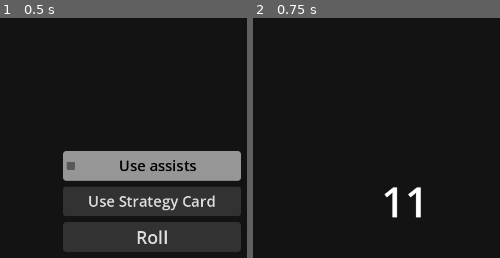
Above: before the commit, frames 1-2 (left to right).
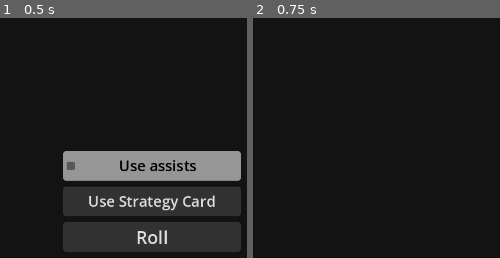
Above: after the commit, the same moments.

Repository: david8zhang/basketball-card-game
Game: Godot game, scene res://prefabs/MatchupContainer.tscn
Same seed, same stepped clock (60 frames per second), same inputs: the game is played once before the commit and once after it. This scene is started directly instead of the project's main scene.
Inputs:
- Up to frame 1 (0.5 s): no input
- Up to frame 2 (0.75 s): click "Roll" at 0.5 s
The pictures show only the part of the screen within x 50-100%, y 50-100%; the shares and areas given below are measured in that part.

Frame 1 is identical in both runs. In frame 2, 0.7% of the frame differs, in the area x 53-69%, y 70-84%.
Error after the commit: Invalid call. Nonexistent function 'add_cold_marker' in base 'Nil'. (res://scripts/MatchupContainer.gd:167)

Commit message:
add roll bonus, fix bug with cold/hot marker

Diff:
--- a/scripts/Marker.gd
+++ b/scripts/Marker.gd
@@ -44,6 +44,7 @@
 
 func copy_from_marker(other_marker: Marker):
 	set_marker_type(other_marker.curr_marker_type)
-	update_marker_count(other_marker.curr_marker_count)
+	curr_marker_count = other_marker.curr_marker_count
+	label.text = str(curr_marker_count)
 	if curr_marker_count > 0:
 		show()
--- a/scripts/MatchupContainer.gd
+++ b/scripts/MatchupContainer.gd
@@ -16,16 +16,24 @@
 var player_card: BallPlayerCard
 var cpu_card: BallPlayerCard
 var offense_side: Game.Side
+
+# Labels for bonuses
 var off_modifier_label: Label
 var assists_modifier_label: Label
 var hot_cold_modifier_label: Label
+var strat_roll_bonus_modifier_label: Label
+
+# Stats
 var matchup_score: MatchupPtsAsstsRebs
+var curr_assists := 0
+
+# Strategy cards
 var strategy_card_selector: StrategyCardSelector
-var curr_assists := 0
 var strategy_roll_bonuses := 0
 var strategy_off_bonuses := 0
 var strategy_def_bonuses := 0
 var strategy_score_bonuses := 0
+var off_strategy_card_name := ""
 var did_use_strategy_card := false
 
 signal calc_complete
@@ -69,6 +77,10 @@
 	calc_steps = [
 		{
 			"fname": "generate_roll_value",
+			"on_comp_delay_s": 0.1
+		},
+		{
+			"fname": "add_strat_bonus_to_roll",
 			"on_comp_delay_s": 0.1
 		},
 		{
@@ -148,7 +160,8 @@
 	use_assists_checkbox.hide()
 	use_strategy_card_button.hide()
 	strat_roll_bonus_label.hide()
-	var random_number = randi_range(1, 20)
+	# var random_number = randi_range(1, 20)
+	var random_number = 1
 	var off_bp_card = get_off_player_card()
 	if random_number == 1:
 		off_bp_card.add_cold_marker()
@@ -158,6 +171,30 @@
 	roll_value_label.text = str(random_number)
 	roll_value_label.show()
 	calc_complete.emit()
+
+func combine_strat_bonus_modifier():
+	var new_roll_value = int(roll_value_label.text) + strategy_roll_bonuses
+	roll_value_label.text = str(new_roll_value)
+	strat_roll_bonus_modifier_label.queue_free()
+	calc_complete.emit()
+
+func add_strat_bonus_to_roll():
+	if strategy_roll_bonuses > 0:
+		strat_roll_bonus_modifier_label = Label.new()
+		strat_roll_bonus_modifier_label.add_theme_font_size_override("font_size", 35)
+		strat_roll_bonus_modifier_label.size.x = size.x
+		strat_roll_bonus_modifier_label.horizontal_alignment = HORIZONTAL_ALIGNMENT_CENTER
+		strat_roll_bonus_modifier_label.global_position = Vector2(0, roll_value_label.global_position.y + 100)
+		strat_roll_bonus_modifier_label.text = "+" + str(strategy_roll_bonuses) + " (" + off_strategy_card_name + ")"
+		add_child(strat_roll_bonus_modifier_label)
+
+		# Combine assists with roll value
+		var strat_roll_modifier_tween = create_tween()
+		strat_roll_modifier_tween.tween_property(strat_roll_bonus_modifier_label, "global_position:y", roll_value_label.global_position.y + 10, 0.25).set_delay(0.5)
+		var cb = Callable(self, "combine_strat_bonus_modifier")
+		strat_roll_modifier_tween.finished.connect(cb)
+	else:
+		calc_complete.emit()
 
 func combine_assists_modifier(assists_modifier: int):
 	var new_roll_value = int(roll_value_label.text) + assists_modifier
@@ -478,5 +515,6 @@
 
 func set_roll_bonus_from_strat(bonus: int, strategy_config: StrategyCardConfig):
 	strategy_roll_bonuses += bonus
+	off_strategy_card_name = strategy_config.card_name
 	strat_roll_bonus_label.text = "+" + str(strategy_roll_bonuses) + " (" + strategy_config.card_name + ")"
 	strat_roll_bonus_label.show()
